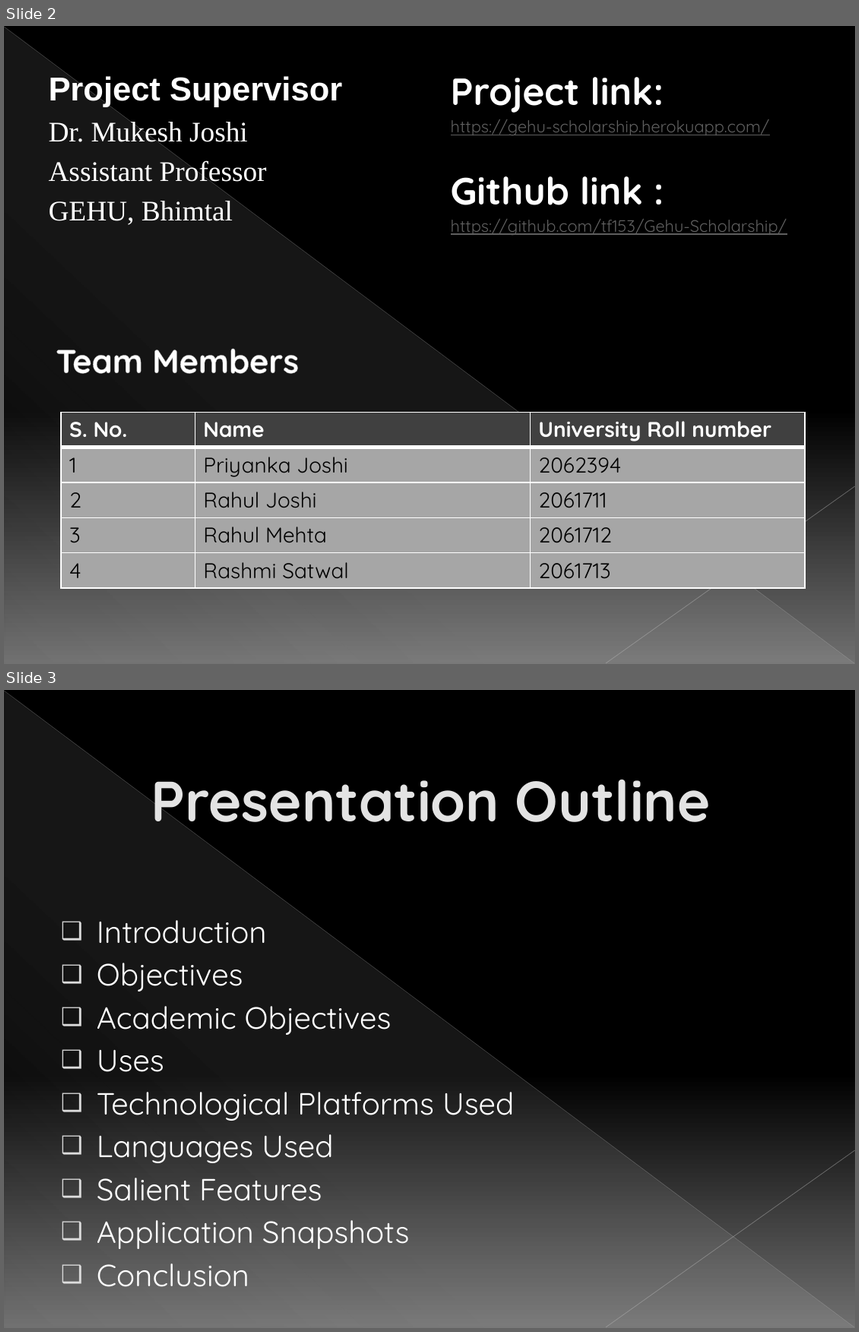
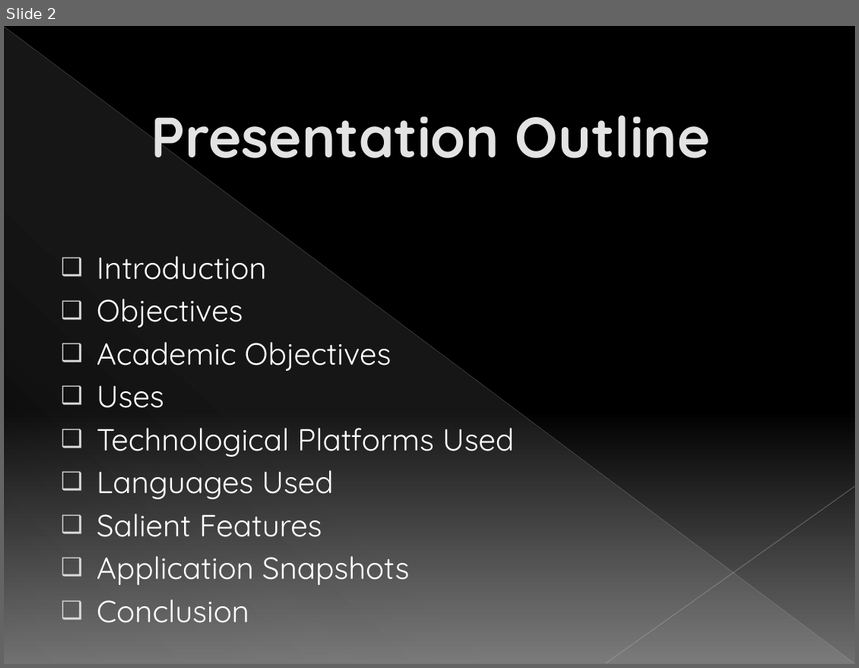
Before and after one commit to tf153/Gehu-Scholarship, a slide deck: Group 9 Poject Presentation.pptx. Shown one above the other, each under a label of ours: slides 2 and 3 before the commit, slide 2 after it. The pictures are 859x1332 and 859x668 pixels, drawn with LibreOffice and Linux fonts; fonts in the diff are those of the drawing. Boxes give left, top, right and bottom in pixels: in the first picture for what was removed or moved away, otherwise in the second. Text is boxed around its words. In the diff, an @@ line names an element or a change of style, - is before the commit and + after.

```diff
--- a/Group 9 Poject Presentation.pptx
+++ b/Group 9 Poject Presentation.pptx
@@ slide 2 removed at (4,26,855,664), background gradient #000000 to #707070; not listed: 3 template elements that a slide beside it also shows @@
@@ text removed at (49,76,342,225) @@
-Project Supervisor
-Dr. Mukesh Joshi
-Assistant Professor
-GEHU, Bhimtal
@@ text removed at (451,77,787,235) @@
-Project link:
-https://gehu-scholarship.herokuapp.com/
-Github link :
-https://github.com/tf153/Gehu-Scholarship/
@@ title removed at (56,348,299,374) @@
-Team Members
@@ table removed at (61,412,805,585), 5 rows, 3 columns @@
-S. No. | Name | University Roll number
-1 | Priyanka Joshi | 2062394
-2 | Rahul Joshi | 2061711
-3 | Rahul Mehta | 2061712
-4 | Rashmi Satwal | 2061713
@@ what was slide 3 is now slide 2 @@
```
Also in this commit, not shown: 10 slides changed, 2 slides added, 1 other slide removed.
